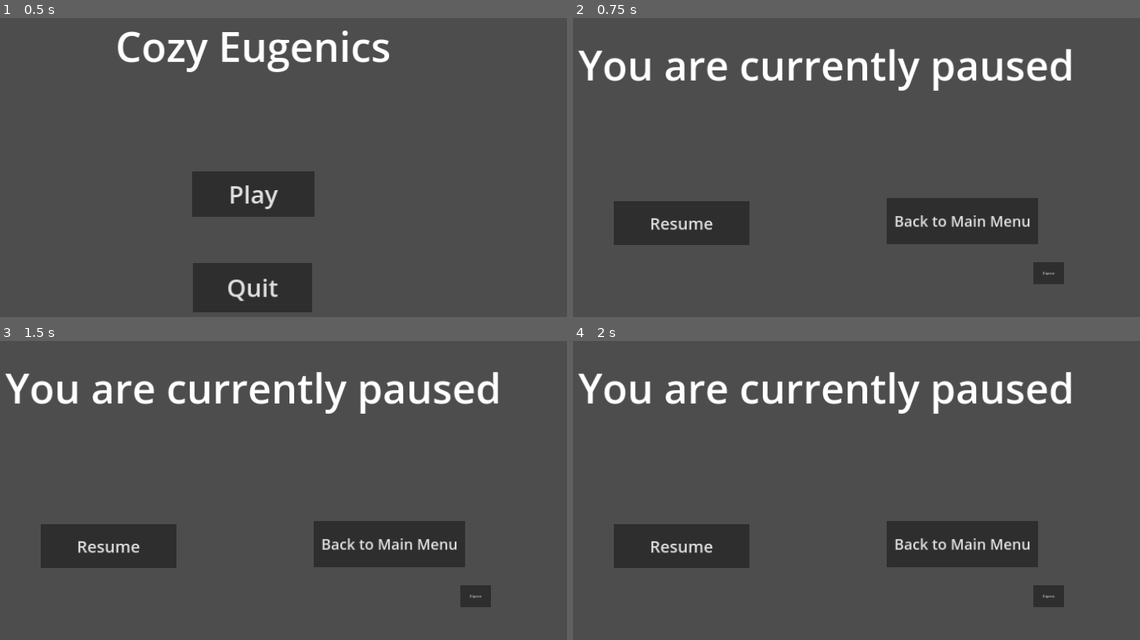
Above: before the commit, frames 1-4 (two rows, left to right).
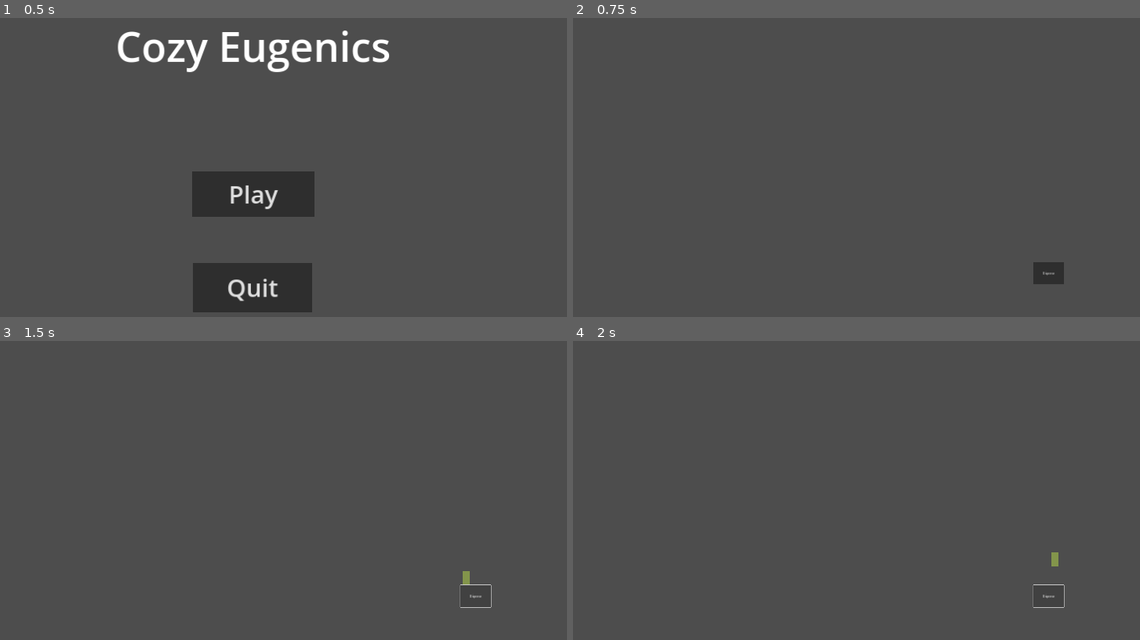
Above: after the commit, the same moments.

Repository: BoopEnthusiast/Cozy-Spring-Jam-2024
Game: Godot game, scene res://scenes/main_menu_screen.tscn
The game is run twice, just before and just after one commit, with the same random seed, the same clock (stepped at 60 frames per second) and the same inputs.
Inputs:
- Up to frame 1 (0.5 s): no input
- Up to frame 2 (0.75 s): click "Play" at 0.5 s
- Up to frame 3 (1.5 s): click "Dispense" at 1.25 s
- Up to frame 4 (2 s): no input

Frame 1 is identical in both runs. In frame 2, 11% of the frame differs, in the area x 0-88%, y 10-76%; in frame 3, 11%; in frame 4, 11%, in the area x 0-88%, y 10-90%.
Error before the commit: Parse Error: Expected indented block after function declaration. (res://scripts/back_to_main_menu.gd:5)

Commit message:
Compost stuff

Diff:
--- a/scenes/pause_menu.tscn
+++ b/scenes/pause_menu.tscn
@@ -6,6 +6,7 @@
 [node name="PauseLayer" type="CanvasLayer"]
 process_mode = 2
 layer = 4
+visible = false
 
 [node name="PauseMenu" type="Control" parent="."]
 layout_mode = 3
--- a/scripts/back_to_main_menu.gd
+++ b/scripts/back_to_main_menu.gd
@@ -1,6 +1,9 @@
 extends Button
+@onready var pause_menu = $".."
 
-
+const MAIN_MENU_SCREEN = preload("res://scenes/main_menu_screen.tscn")
 
 func _on_pressed():
 	#take player back to main menu
+	pause_menu.visible = false
+	get_tree().change_scene_to_packed(MAIN_MENU_SCREEN)
--- /dev/null
+++ b/scripts/compost.gd
@@ -0,0 +1,17 @@
+extends Area2D
+
+
+# Called when the node enters the scene tree for the first time.
+func _ready():
+	pass # Replace with function body.
+
+
+# Called every frame. 'delta' is the elapsed time since the previous frame.
+func _process(delta):
+	pass
+
+
+
+
+func _on_body_entered(body):
+	pass # Replace with function body.
